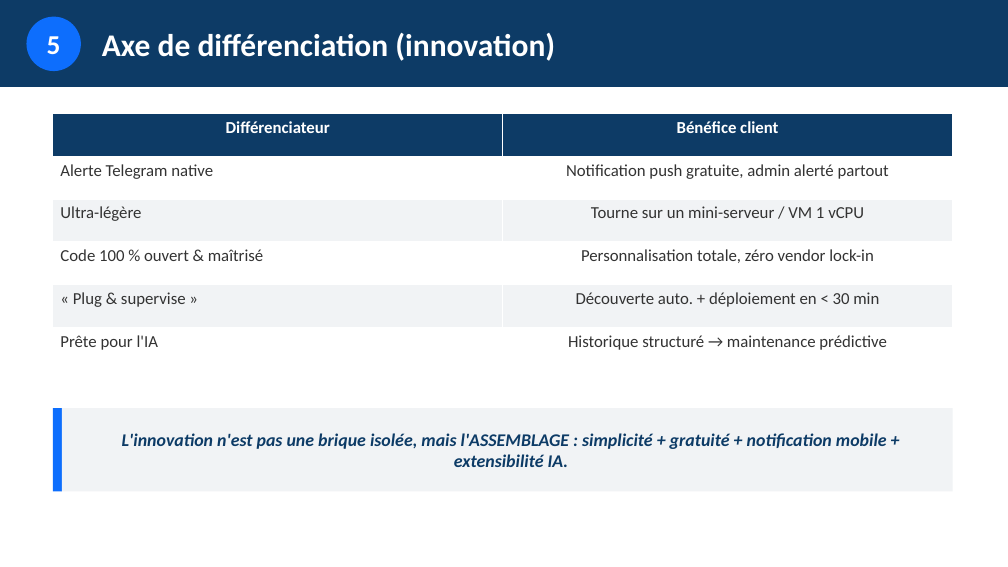
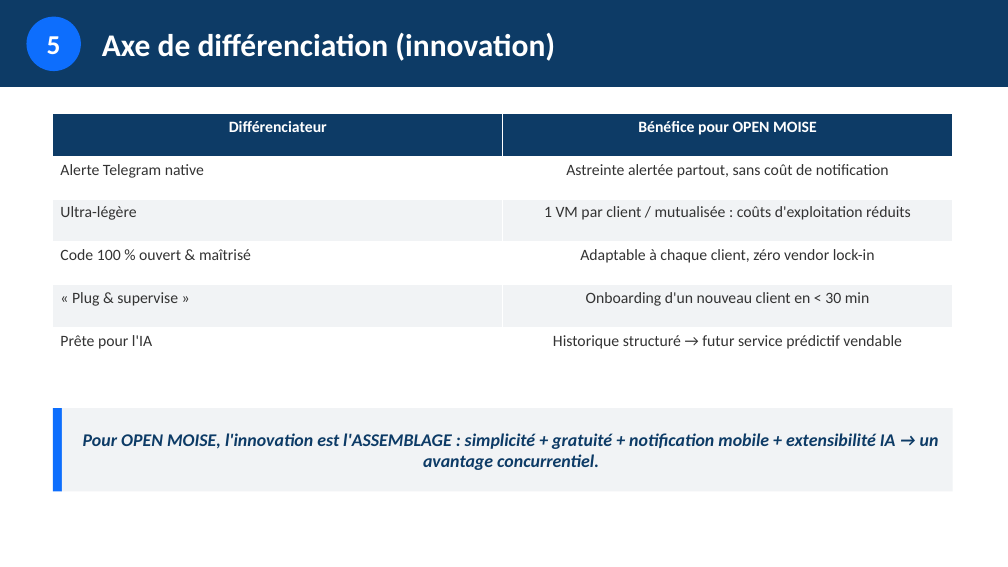
Before and after one commit to esperanceykouassi-bit/Supervision-reseau, a slide deck: slide 11 of soutenance/presentation-projet.pptx. Drawn at 1008x567 pixels with LibreOffice and Linux fonts; fonts in the diff are those of the drawing. Boxes give left, top, right and bottom in pixels: in the first picture for what was removed or moved away, otherwise in the second. Text is boxed around its words. In the diff, an @@ line names an element or a change of style, - is before the commit and + after.

```diff
--- a/soutenance/presentation-projet.pptx
+++ b/soutenance/presentation-projet.pptx
@@ table at (53,113,953,371) @@
-row 1, column 2: Bénéfice client
+row 1, column 2: Bénéfice pour OPEN MOISE
-row 2, column 2: Notification push gratuite, admin alerté partout
+row 2, column 2: Astreinte alertée partout, sans coût de notification
-row 3, column 2: Tourne sur un mini-serveur / VM 1 vCPU
+row 3, column 2: 1 VM par client / mutualisée : coûts d'exploitation réduits
-row 4, column 2: Personnalisation totale, zéro vendor lock-in
+row 4, column 2: Adaptable à chaque client, zéro vendor lock-in
-row 5, column 2: Découverte auto. + déploiement en < 30 min
+row 5, column 2: Onboarding d'un nouveau client en < 30 min
-row 6, column 2: Historique structuré → maintenance prédictive
+row 6, column 2: Historique structuré → futur service prédictif vendable
@@ size 16 to 15 pt in "Différenciateur", "Alerte Telegram native", "Ultra-légère", "Code 100 % ouvert & maîtrisé" and 2 more places @@
@@ text in rectangle at (83,433,939,470): text changed @@
-L'innovation n'est pas une brique isolée, mais l'ASSEMBLAGE : simplicité + gratuité + notification mobile + extensibilité IA.
+Pour OPEN MOISE, l'innovation est l'ASSEMBLAGE : simplicité + gratuité + notification mobile + extensibilité IA → un avantage concurrentiel.
```
Also in this commit, not shown: 15 other slides changed, 1 slide added, 1 slide removed, 2 other files.
